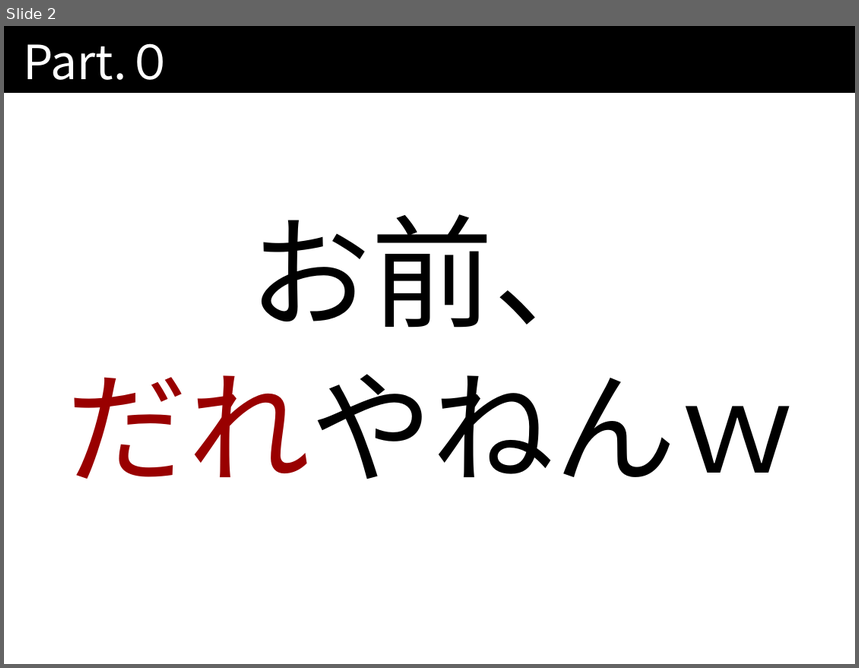
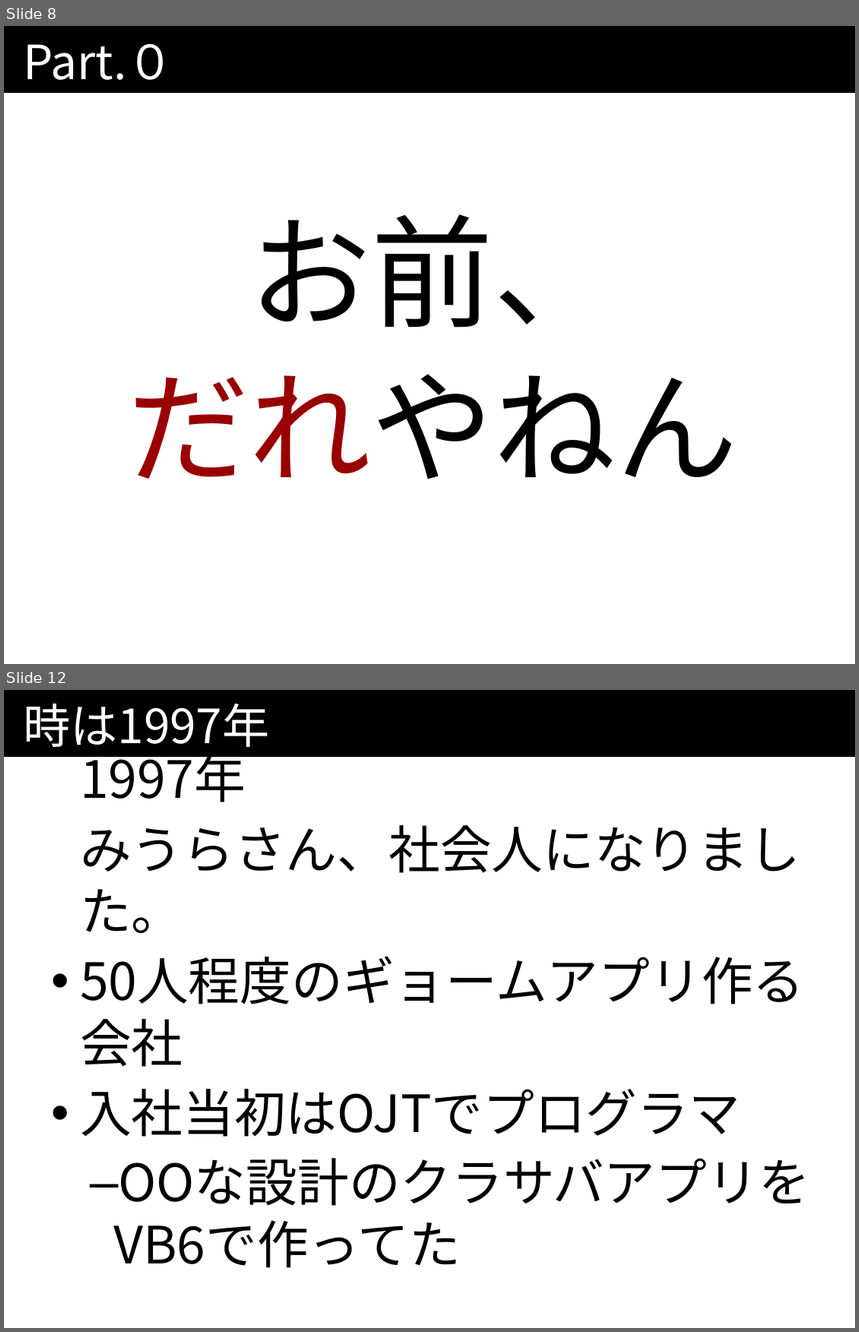
Before and after one commit to kazuhito-m/kazuhito-m.github.io, a slide deck: _drafts/comcamp2016.odp. Shown one above the other, each under a label of ours: slide 2 before the commit, slides 8 and 12 after it; the slides between them are not shown. The pictures are 859x668 and 859x1332 pixels, drawn with LibreOffice and Linux fonts; fonts in the diff are those of the drawing. Boxes give left, top, right and bottom in pixels: in the first picture for what was removed or moved away, otherwise in the second. Text is boxed around its words. In the diff, an @@ line names an element or a change of style, - is before the commit and + after.

Commit message:
作りかけを保存(戻したい時対策)

```diff
--- a/_drafts/comcamp2016.odp
+++ b/_drafts/comcamp2016.odp
@@ slide 12 added at bbox=[4, 690, 855, 1328], background #FFFFFF; not listed: 1 template element that a slide beside it also shows @@
@@ title added at bbox=[23, 703, 269, 747], 44 pt, text #FFFFFF @@
+時は1997年
@@ text added at bbox=[80, 745, 800, 1137], 48 pt, text #000000 @@
+1997年
+みうらさん、社会人になりました。
+• 50人程度のギョームアプリ作る会社
+• 入社当初はOJTでプログラマ
+  – OOな設計のクラサバアプリをVB6で作ってた
@@ what was slide 2 is now slide 8 @@
@@ slide 8 changed as well @@
@@ subtitle at bbox=[127, 374, 738, 479]: text changed @@
-だれやねんｗ
+だれやねん
```
Also in this commit, not shown: 2 other slides changed, 13 other slides added, 3 slides removed.
